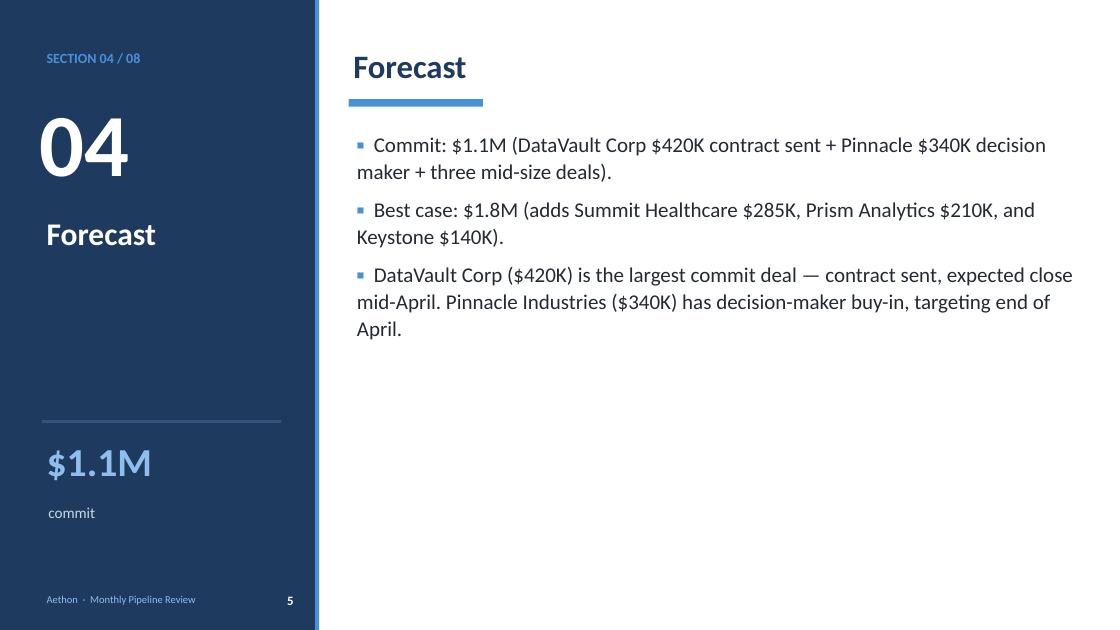
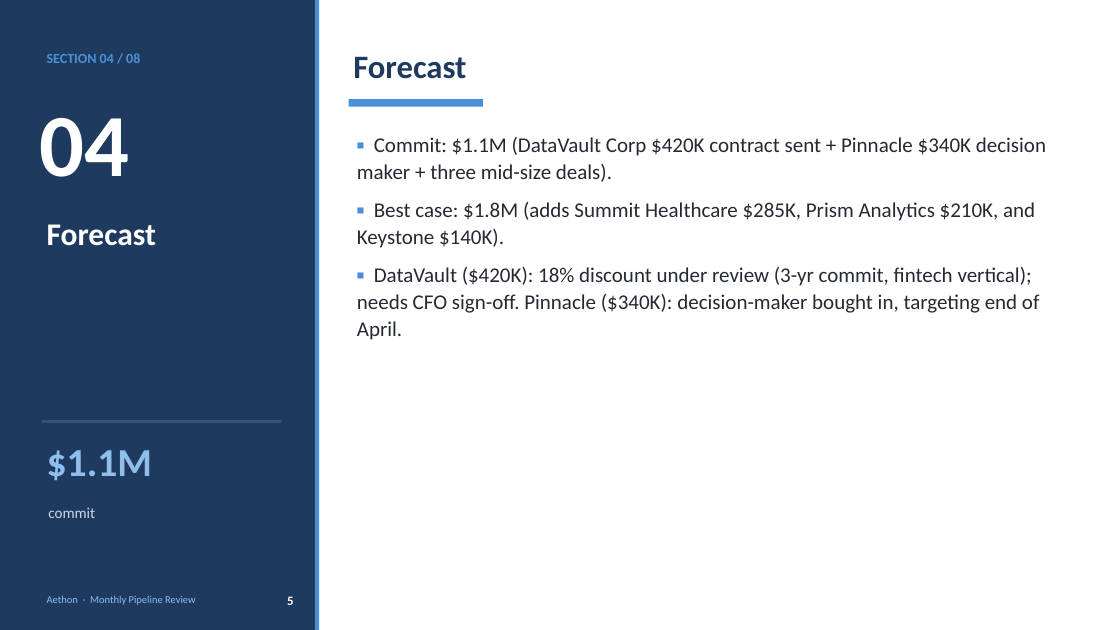
Before and after one commit to souravpoddar001/project-aethon-eval, a slide deck: slide 5 of Aethon04_PipelineReview_Mar10_2026.pptx. Drawn at 1120x630 pixels with LibreOffice and Linux fonts; fonts in the diff are those of the drawing. Boxes give left, top, right and bottom in pixels: in the first picture for what was removed or moved away, otherwise in the second. Text is boxed around its words. In the diff, an @@ line names an element or a change of style, - is before the commit and + after.

```diff
--- a/Aethon04_PipelineReview_Mar10_2026.pptx
+++ b/Aethon04_PipelineReview_Mar10_2026.pptx
@@ text at [357,267,1039,340]: text changed @@
-▪ DataVault Corp ($420K) is the largest commit deal — contract sent, expected close mid-April. Pinnacle Industries ($340K) has decision-maker buy-in, targeting end of April.
+▪ DataVault ($420K): 18% discount under review (3-yr commit, fintech vertical); needs CFO sign-off. Pinnacle ($340K): decision-maker bought in, targeting end of April.
```
Also in this commit, not shown: 6 other slides changed, 1 other file.
